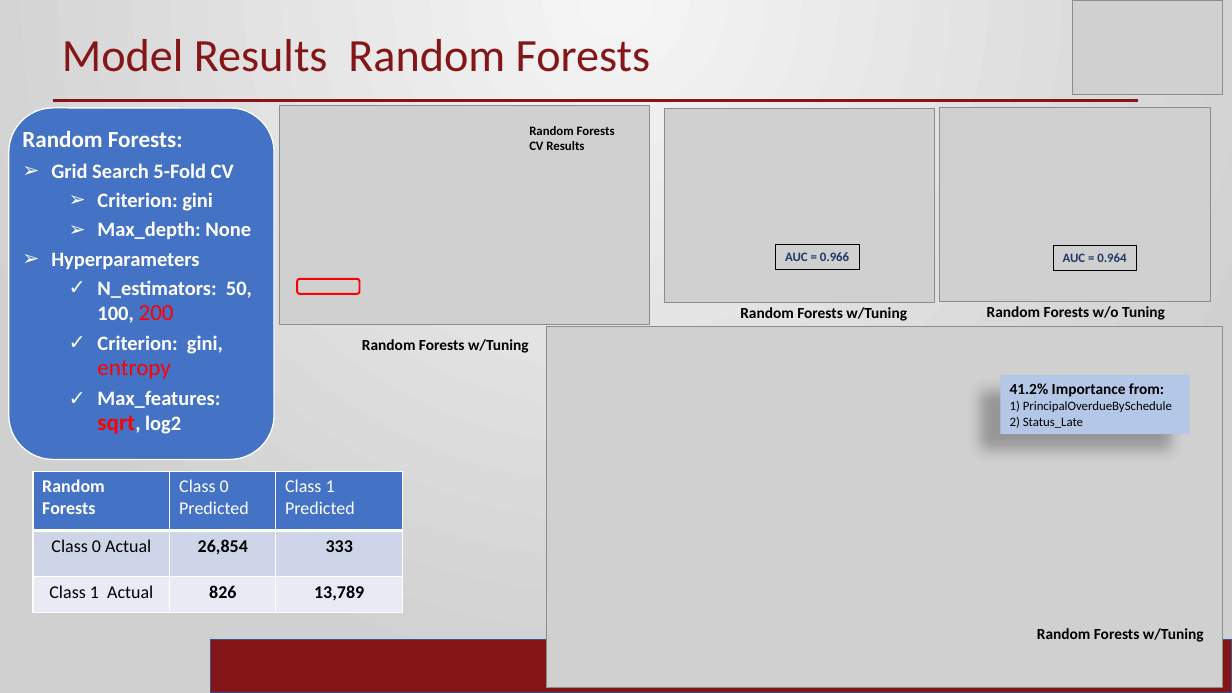
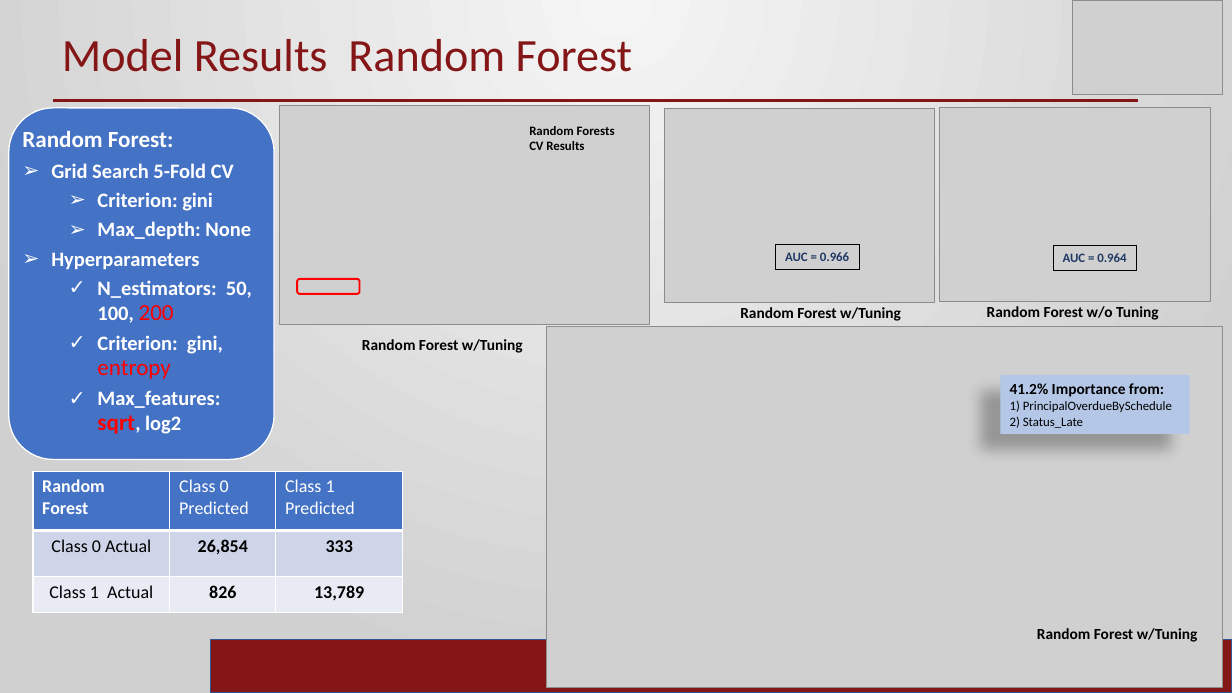
Before and after one commit to ramrao0102/DSA5900-Project, a slide deck: slide 11 of Ram_Rao_Final_Practicum.pptx. Drawn at 1232x693 pixels with LibreOffice and Linux fonts; fonts in the diff are those of the drawing; grey boxes stand for pictures; background and template pictures are left out. Boxes give left, top, right and bottom in pixels: in the first picture for what was removed or moved away, otherwise in the second. Text is boxed around its words. In the diff, an @@ line names an element or a change of style, - is before the commit and + after.

```diff
--- a/Ram_Rao_Final_Practicum.pptx
+++ b/Ram_Rao_Final_Practicum.pptx
@@ text at [62,39,632,72]: text changed @@
-Model Results Random Forests
+Model Results Random Forest
@@ text at [22,131,174,147]: text changed @@
-Random Forests:
+Random Forest:
@@ text at [740,307,901,321]: text changed @@
-Random Forests w/Tuning
+Random Forest w/Tuning
@@ text at [987,306,1159,320]: text changed @@
-Random Forests w/o Tuning
+Random Forest w/o Tuning
@@ text at [362,339,523,353]: text changed @@
-Random Forests w/Tuning
+Random Forest w/Tuning
@@ table at [33,471,403,613] @@
-row 1, column 1: Random Forests
+row 1, column 1: Random / Forest
@@ text at [1037,628,1198,642]: text changed @@
-Random Forests w/Tuning
+Random Forest w/Tuning
```
Also in this commit, not shown: 1 other slide changed, 2 other files.
